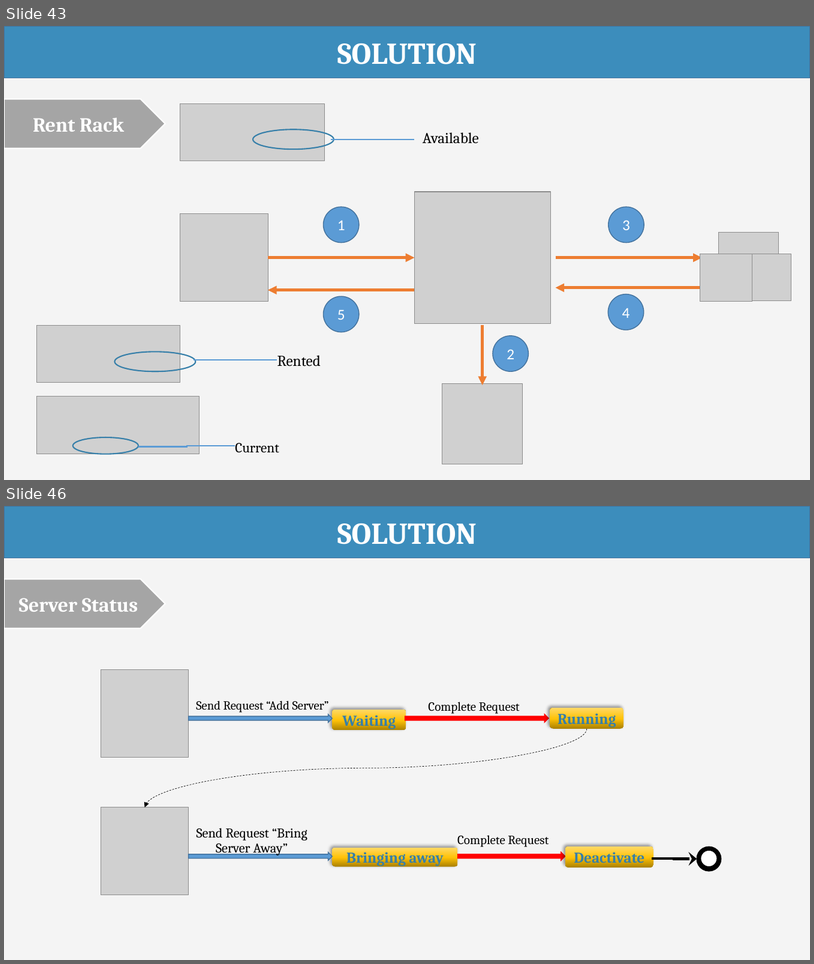
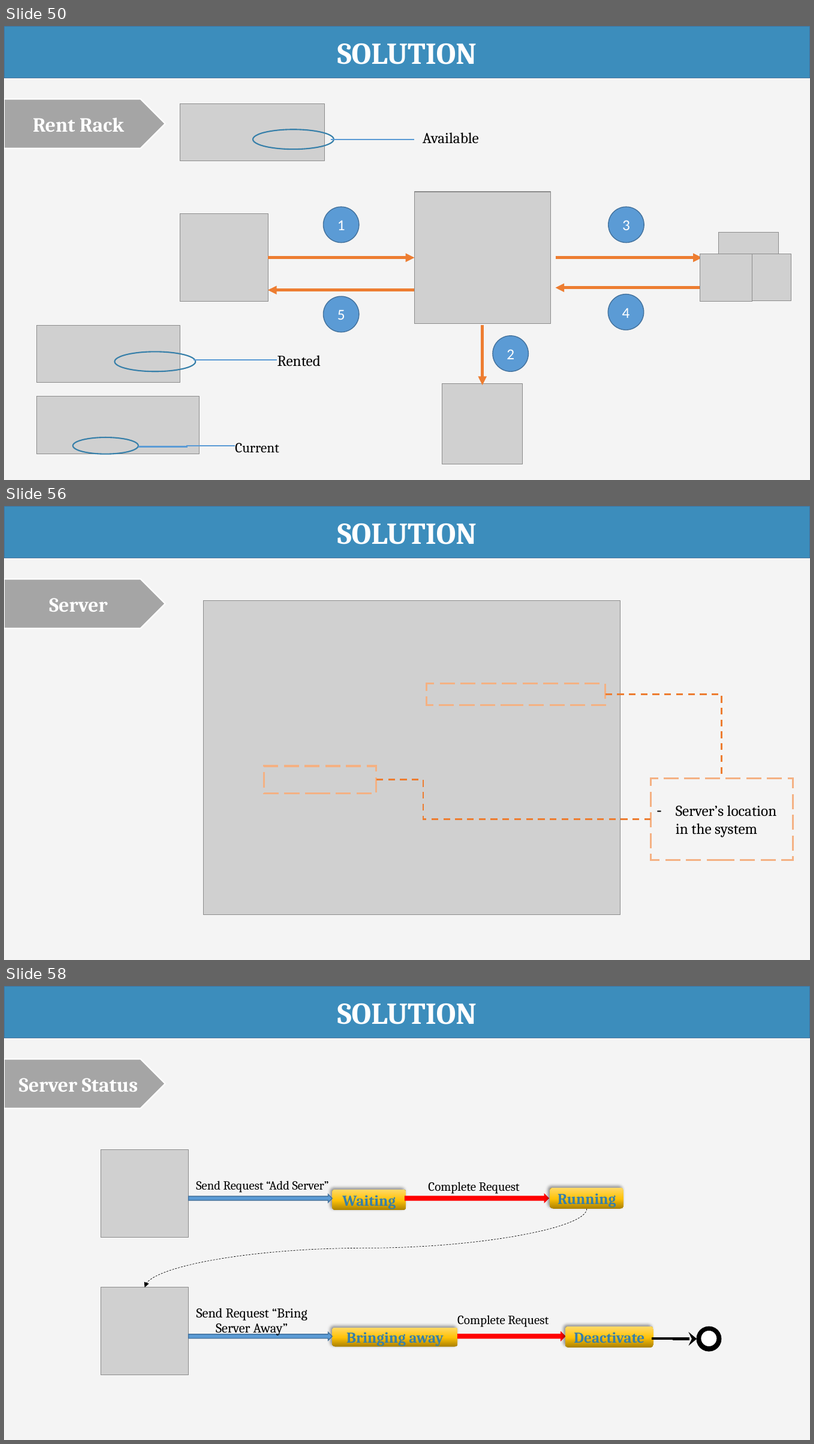
Before and after one commit to haltt051093/IMS-datacenter, a slide deck: Document/Presentation/IMS_20160408_Presentation.pptx. Shown one above the other, each under a label of ours: slides 43 and 46 before the commit, slides 50, 56 and 58 after it; the slides between them are not shown. The pictures are 814x964 and 814x1444 pixels, drawn with LibreOffice and Linux fonts; fonts in the diff are those of the drawing; grey boxes stand for pictures. Boxes give left, top, right and bottom in pixels: in the first picture for what was removed or moved away, otherwise in the second. Text is boxed around its words. In the diff, an @@ line names an element or a change of style, - is before the commit and + after.

```diff
--- a/Document/Presentation/IMS_20160408_Presentation.pptx
+++ b/Document/Presentation/IMS_20160408_Presentation.pptx
@@ slide 56 added at [4, 506, 810, 960], background #F4F4F4 @@
@@ rectangle added at [4, 506, 810, 558], fill #3C8DBC, outline #43739E 1 pt, 36 pt, text #FFFFFF, bold @@
+SOLUTION
@@ pentagon arrow added at [4, 579, 165, 629], fill #A5A5A5, outline #FFFFFF 1.5 pt, 24 pt, text #FFFFFF, bold @@
+Server
@@ picture added at [204, 600, 620, 914] @@
@@ rectangle added at [427, 683, 606, 705], outline #F4B183 2.25 pt dashed @@
@@ elbow line added from (606, 694) to (722, 778), #ED7D31 2 pt dashed @@
@@ rectangle added at [264, 766, 377, 793], outline #F4B183 2.25 pt dashed @@
@@ elbow line added from (377, 780) to (651, 819), #ED7D31 2 pt dashed @@
@@ rectangle added at [651, 778, 794, 860], outline #F4B183 2.25 pt dashed, 18 pt, text #000000 @@
+– Server’s location in the system
@@ what was slide 43 is now slide 50 @@
@@ what was slide 46 is now slide 58 @@
```
Also in this commit, not shown: 10 slides changed, 11 other slides added, 6 other files.
